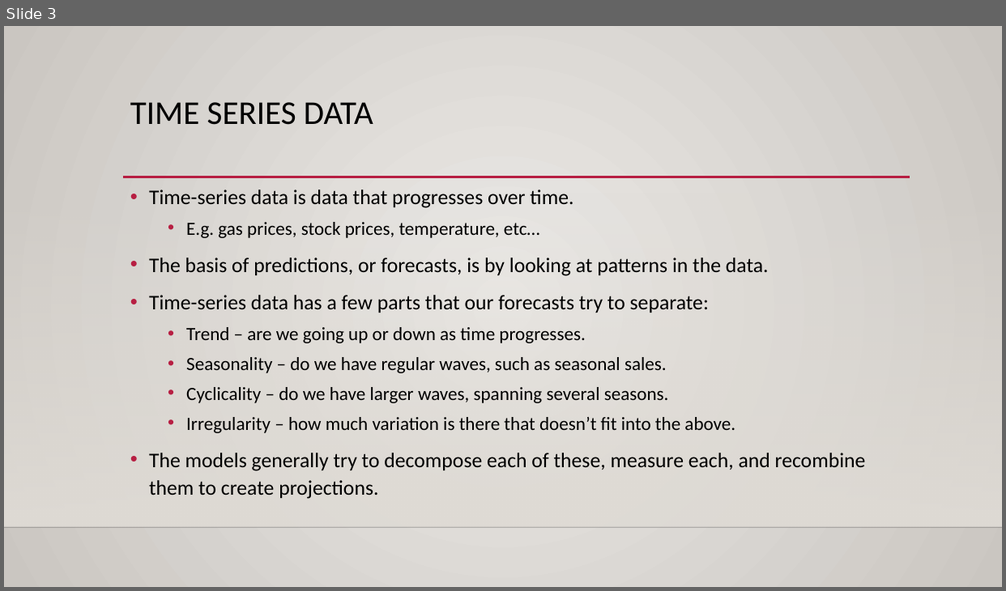
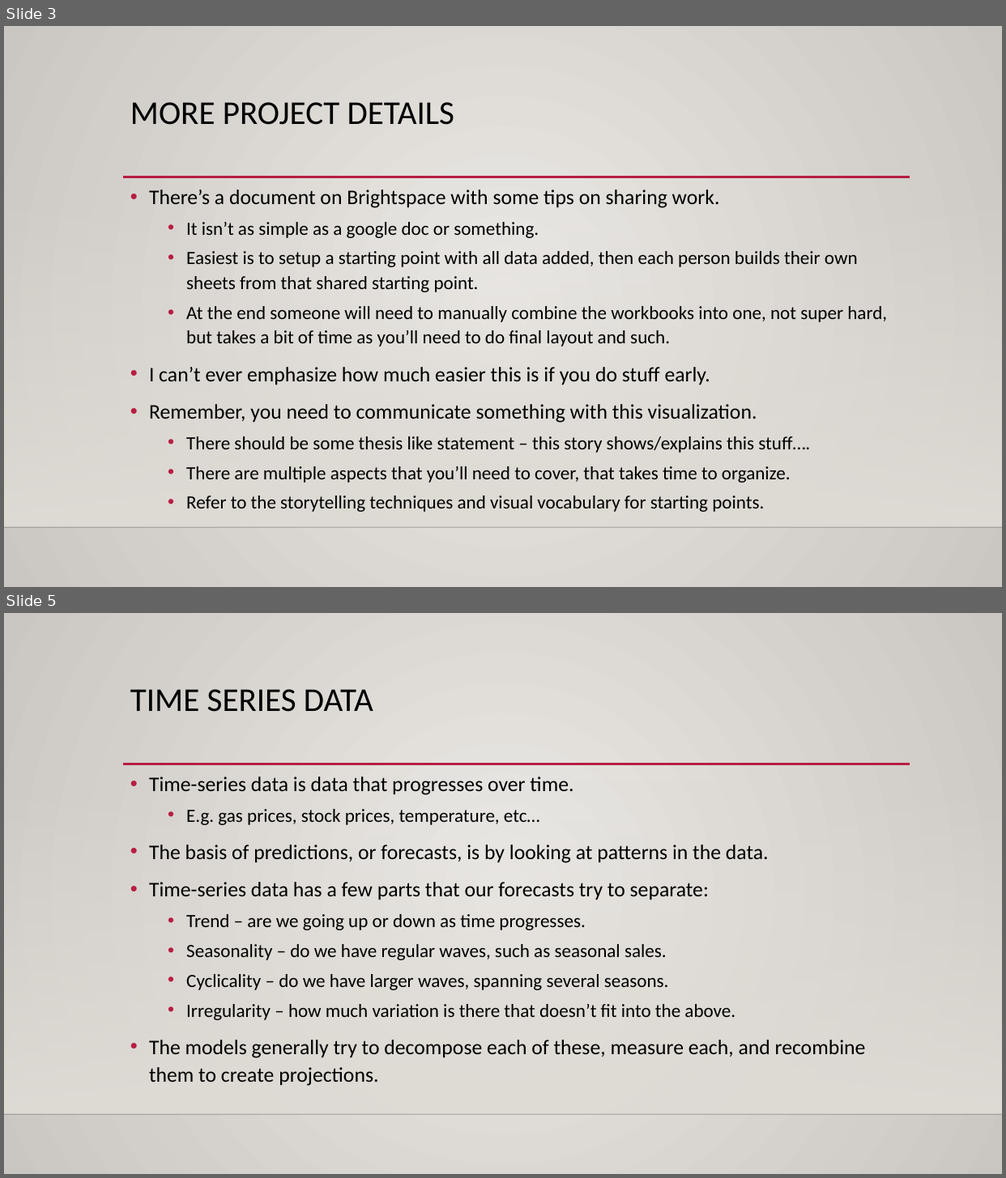
Before and after one commit to AkeemSemper/ml_datasets, a slide deck: slides/TimeSeries.pptx. Shown one above the other, each under a label of ours: slide 3 before the commit, slides 3 and 5 after it; the slides between them are not shown. The pictures are 1006x591 and 1006x1178 pixels, drawn with LibreOffice and Linux fonts; fonts in the diff are those of the drawing; background and template pictures are left out. Boxes give left, top, right and bottom in pixels: in the first picture for what was removed or moved away, otherwise in the second. Text is boxed around its words. In the diff, an @@ line names an element or a change of style, - is before the commit and + after.

```diff
--- a/slides/TimeSeries.pptx
+++ b/slides/TimeSeries.pptx
@@ slide 3 added at bbox=[4, 26, 1002, 587], background gradient #ECEAE7 to #CAC7C1; not listed: 3 template elements that a slide beside it also shows @@
@@ title added at bbox=[130, 102, 454, 125], 32 pt, text #000000 @@
+MORE PROJECT DETAILS
@@ text added at bbox=[149, 190, 887, 512], 18 pt, text #000000 @@
+• There’s a document on Brightspace with some tips on sharing work.
+  • It isn’t as simple as a google doc or something.
+  • Easiest is to setup a starting point with all data added, then each person builds their own sheets from that shared starting point.
+  • At the end someone will need to manually combine the workbooks into one, not super hard, but takes a bit of time as you’ll need to do final layout and such.
+• I can’t ever emphasize how much easier this is if you do stuff early.
+• Remember, you need to communicate something with this visualization.
+  • There should be some thesis like statement – this story shows/explains this stuff….
+  • There are multiple aspects that you’ll need to cover, that takes time to organize.
+  • Refer to the storytelling techniques and visual vocabulary for starting points.
@@ what was slide 3 is now slide 5 @@
```
Also in this commit, not shown: 1 slide changed, 15 other slides added, 1 slide removed, 1 other file.
